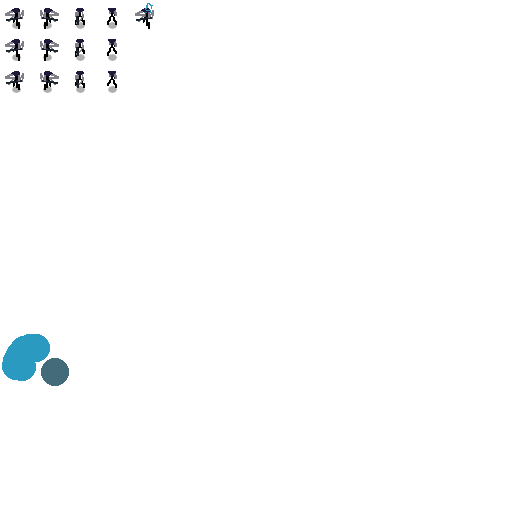
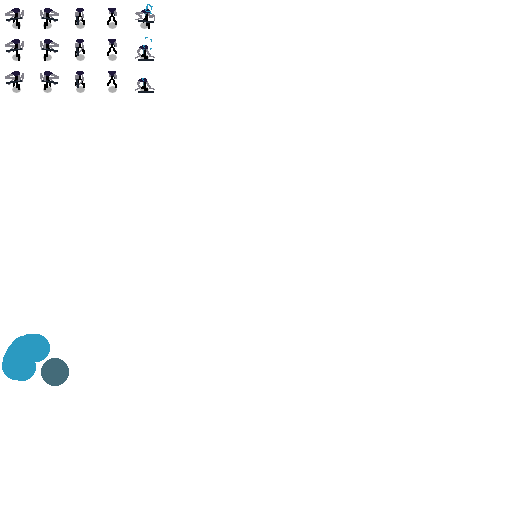
Revision of a layered w=512, h=512 image; what changed, layer by layer:
added group "5,1" with 3 layers above "5,2" over 135, 3, 155, 93
added layer "gun" (1st of 3, in "5,1") in group "5,1" over 135, 3, 155, 61
moved "1.5" (1st of 3, in "5,1") into group "5,1", painted on it over 135, 3, 155, 93
added layer "shadow" (13th of 15, in "5,1") in group "5,1" over 135, 3, 155, 61
added group "5,2" with 3 layers above "Copy of 5,2" over 135, 3, 155, 93
added layer "gun" (2nd of 3, in "5,2") in group "5,2" over 135, 3, 155, 93
added layer "1.5" (2nd of 3, in "5,2") in group "5,2" over 135, 3, 155, 93
added layer "shadow" (14th of 15, in "5,2") in group "5,2" over 135, 37, 155, 93
added group "Copy of 5,2" with 3 layers above "colour" over 135, 5, 155, 93
added layer "gun" (3rd of 3, in "Copy of 5,2") in group "Copy of 5,2" over 135, 6, 155, 93
added layer "1.5" (3rd of 3, in "Copy of 5,2") in group "Copy of 5,2" over 135, 5, 155, 93
added layer "shadow" (15th of 15, in "Copy of 5,2") in group "Copy of 5,2" over 135, 78, 155, 93
